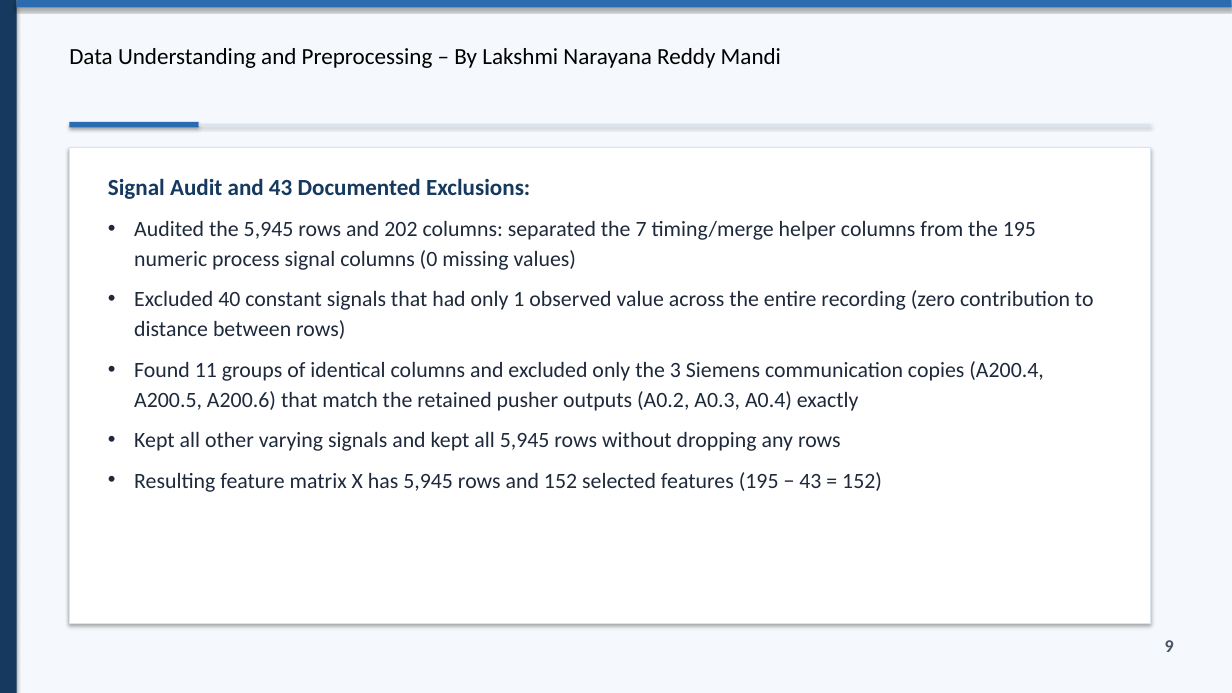
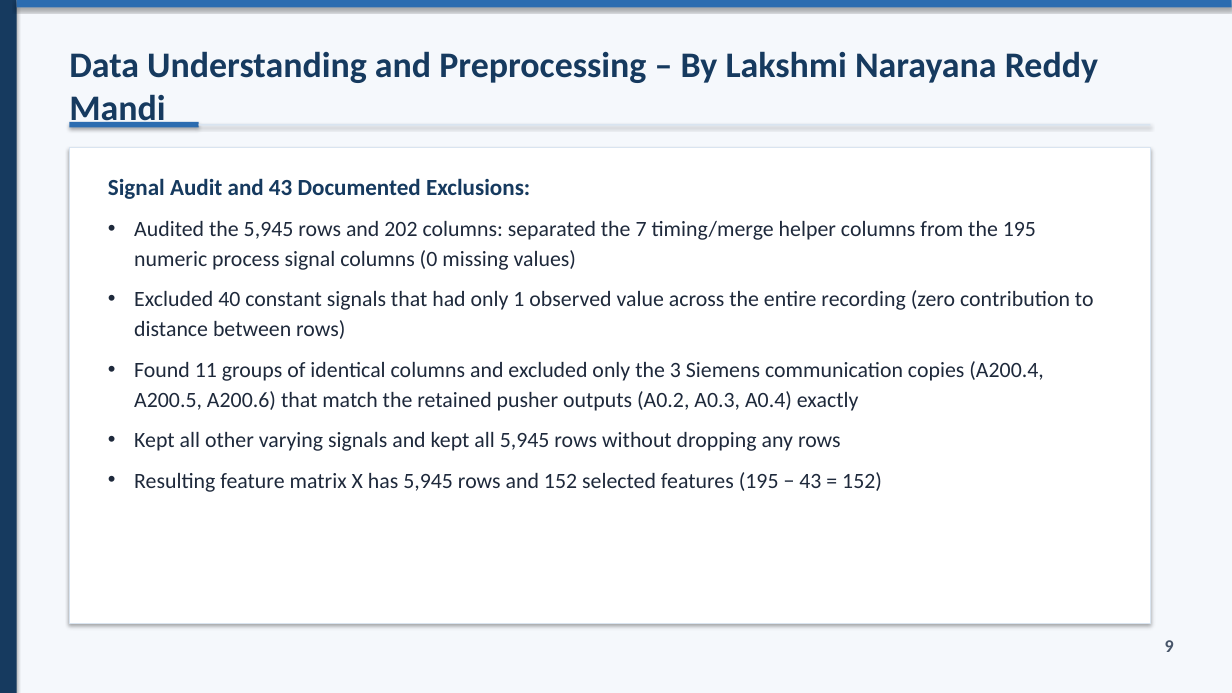
Before and after one commit to Lakshminarayana7844/B4-Project, a slide deck: slide 9 of B4_Presentation.pptx. Drawn at 1232x693 pixels with LibreOffice and Linux fonts; fonts in the diff are those of the drawing. Boxes give left, top, right and bottom in pixels: in the first picture for what was removed or moved away, otherwise in the second. Text is boxed around its words. In the diff, an @@ line names an element or a change of style, - is before the commit and + after.

```diff
--- a/B4_Presentation.pptx
+++ b/B4_Presentation.pptx
@@ text "Data Understanding and Preprocessing – ..." at <box>69,51,1098,129</box>: size 18 to 28 pt, text colour #000000 to #163A5F, bold on @@
```
Also in this commit, not shown: 2 other slides changed, 26 other files.
